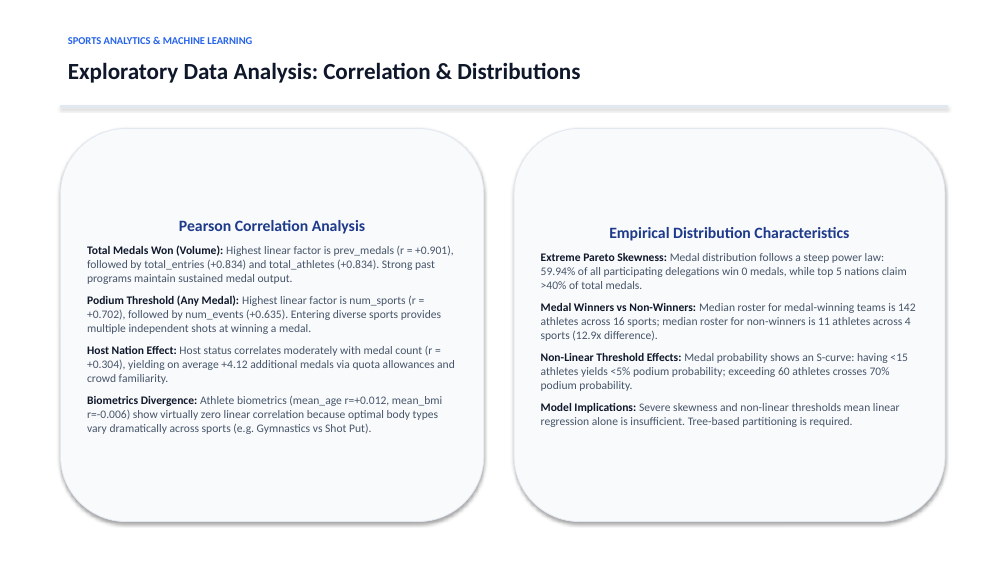
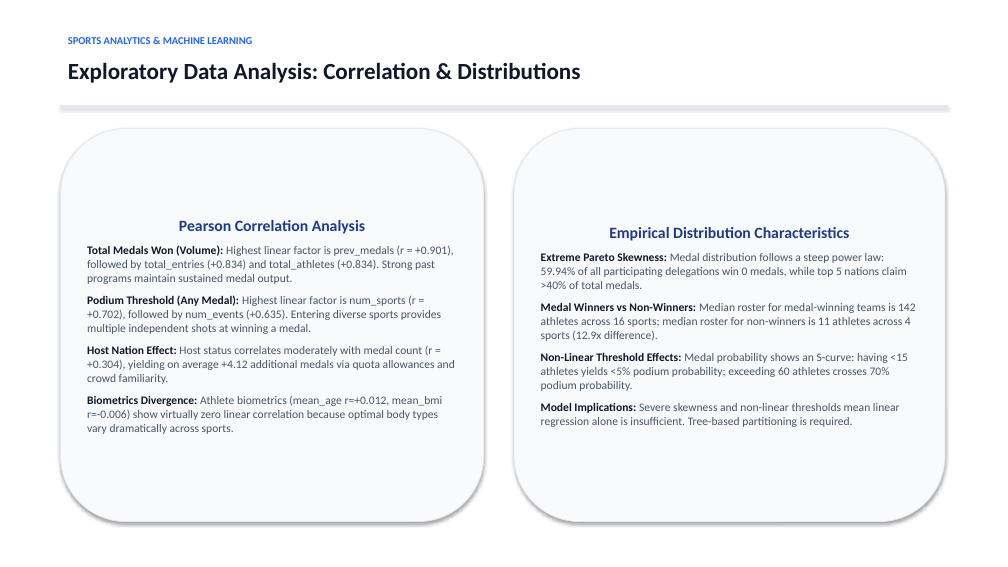
Before and after one commit to Virshin1/Team-Performance-Analysis, a slide deck: slide 5 of Olympic_Team_Performance_Presentation.pptx. Drawn at 1008x567 pixels with LibreOffice and Linux fonts; fonts in the diff are those of the drawing. Boxes give left, top, right and bottom in pixels: in the first picture for what was removed or moved away, otherwise in the second. Text is boxed around its words. In the diff, an @@ line names an element or a change of style, - is before the commit and + after.

```diff
--- a/Olympic_Team_Performance_Presentation.pptx
+++ b/Olympic_Team_Performance_Presentation.pptx
@@ text in rounded rectangle at [87, 396, 442, 434]: text changed @@
-Biometrics Divergence: Athlete biometrics (mean_age r=+0.012, mean_bmi r=-0.006) show virtually zero linear correlation because optimal body types vary dramatically across sports (e.g. Gymnastics vs Shot Put).
+Biometrics Divergence: Athlete biometrics (mean_age r=+0.012, mean_bmi r=-0.006) show virtually zero linear correlation because optimal body types vary dramatically across sports.
```
Also in this commit, not shown: 7 other slides changed, 4 other files.
